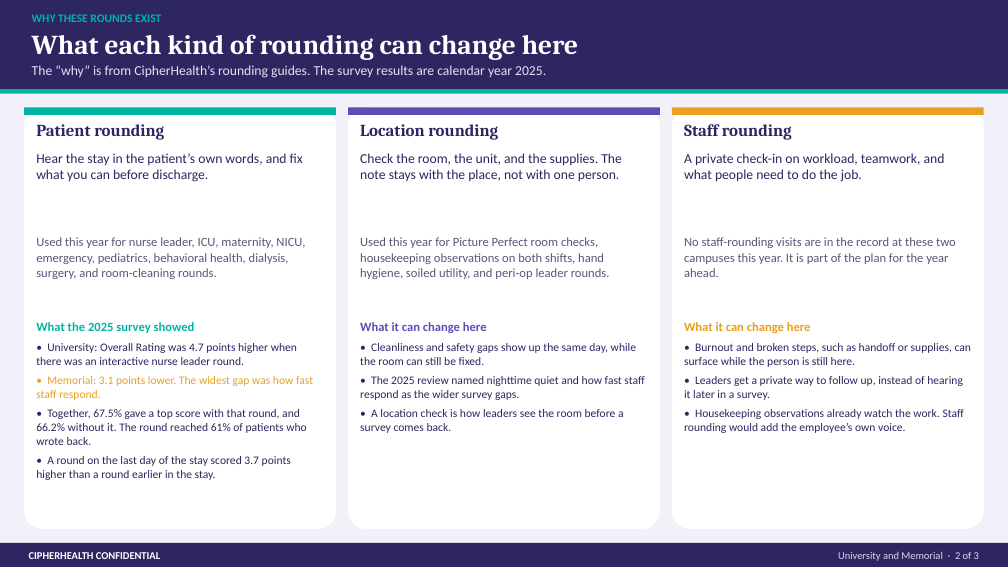
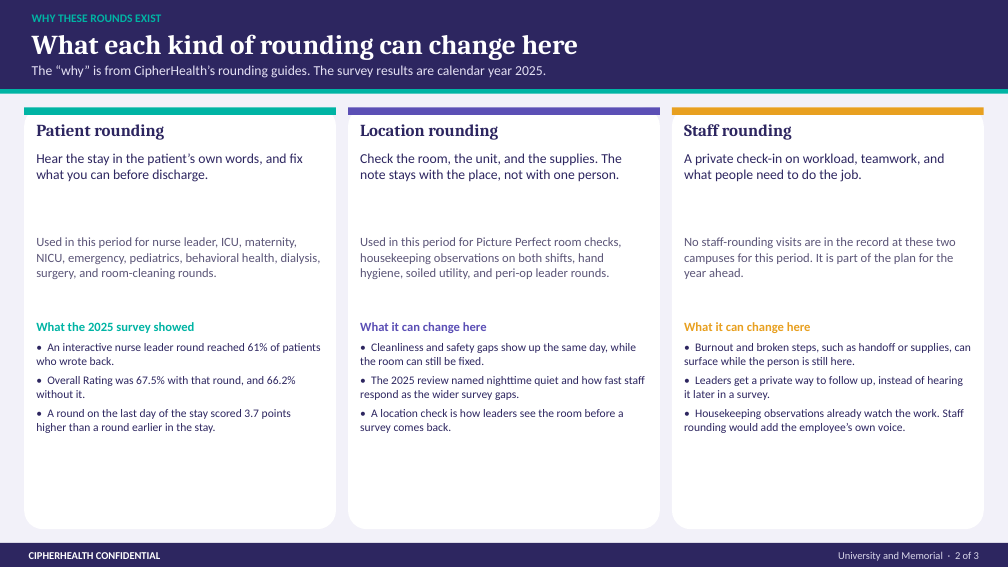
Before and after one commit to kwest-spec/KK-West, a slide deck: slide 2 of UMass-University-Memorial-Rounding.pptx. Drawn at 1008x567 pixels with LibreOffice and Linux fonts; fonts in the diff are those of the drawing. Boxes give left, top, right and bottom in pixels: in the first picture for what was removed or moved away, otherwise in the second. Text is boxed around its words. In the diff, an @@ line names an element or a change of style, - is before the commit and + after.

```diff
--- a/UMass-University-Memorial-Rounding.pptx
+++ b/UMass-University-Memorial-Rounding.pptx
@@ text at bbox=[36, 237, 321, 279]: text changed @@
-Used this year for nurse leader, ICU, maternity, NICU, emergency, pediatrics, behavioral health, dialysis, surgery, and room-cleaning rounds.
+Used in this period for nurse leader, ICU, maternity, NICU, emergency, pediatrics, behavioral health, dialysis, surgery, and room-cleaning rounds.
@@ text at bbox=[360, 237, 621, 279]: text changed @@
-Used this year for Picture Perfect room checks, housekeeping observations on both shifts, hand hygiene, soiled utility, and peri-op leader rounds.
+Used in this period for Picture Perfect room checks, housekeeping observations on both shifts, hand hygiene, soiled utility, and peri-op leader rounds.
@@ text at bbox=[684, 237, 956, 279]: text changed @@
-No staff-rounding visits are in the record at these two campuses this year. It is part of the plan for the year ahead.
+No staff-rounding visits are in the record at these two campuses for this period. It is part of the plan for the year ahead.
@@ text at bbox=[36, 343, 321, 398]: text changed @@
-• University: Overall Rating was 4.7 points higher when there was an interactive nurse leader round.
-• Memorial: 3.1 points lower. The widest gap was how fast staff respond.
-• Together, 67.5% gave a top score with that round, and 66.2% without it. The round reached 61% of patients who wrote back.
+• An interactive nurse leader round reached 61% of patients who wrote back.
+• Overall Rating was 67.5% with that round, and 66.2% without it.
```
Also in this commit, not shown: 1 other slide changed.
